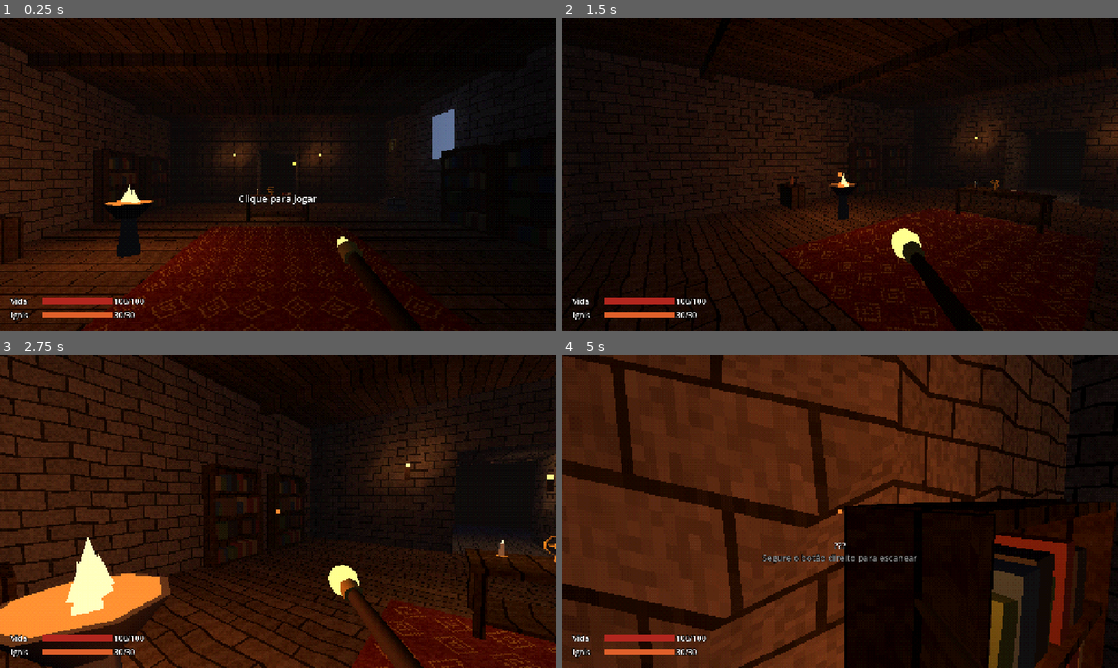
Above: before the commit, frames 1-4 (two rows, left to right).
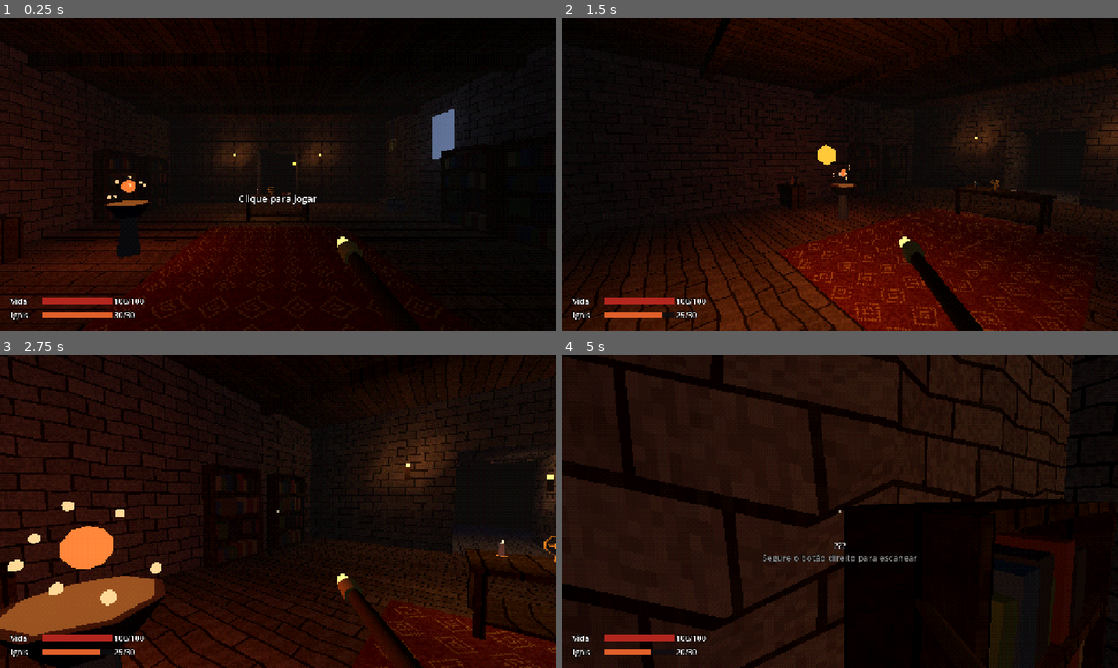
Above: after the commit, the same moments.

Repository: Poertade/Jogo-do-mago
Game: Godot game, scene res://scenes/main.tscn
Same seed, same stepped clock (60 frames per second), same inputs: the game is played once before the commit and once after it.
Inputs (mouse positions are in pixels of both pictures, inside the frame that each line leads up to):
- Up to frame 1 (0.25 s): no input
- Up to frame 2 (1.5 s): tap Enter at 0.5 s; move the mouse to (962, 158) at 0.52 s; press the mouse at (962, 158) at 0.53 s; hold D (move_right) 0.53-1.28 s; tap Space (jump) at 0.77 s; tap E (interact) at 0.8, 1.35 s; move the mouse to (812, 174) at 1.27 s; release the mouse at (812, 174) at 1.28 s; hold W (move_forward) from 1.28 s (still down); click (812, 174) at 1.42 s
- Up to frame 3 (2.75 s): keep holding W (move_forward); tap Space (jump) at 1.52 s; tap Shift (run) at 1.55 s; move the mouse to (289, 505) at 2.02 s; hold Shift (run) from 2.03 s (still down); click (289, 505) at 2.17 s; right-click (289, 505) at 2.3 s
- Up to frame 4 (5 s): keep holding W (move_forward); move the mouse to (834, 517) at 2.77 s; release Shift (run) at 2.78 s; right-click (834, 517) at 2.85 s; tap Space (jump) at 3.02, 3.77, 4.52 s; click (834, 517) at 3.05 s; move the mouse to (878, 514) at 3.52 s; press the mouse at (878, 514) at 3.53 s; tap E (interact) at 3.8, 4.35 s; move the mouse to (795, 508) at 4.27 s; release the mouse at (795, 508) at 4.28 s; click (795, 508) at 4.42 s; tap Shift (run) at 4.55 s

The runs differ from the first frame. In frame 1, 2.7% of the frame differs, in the area x 0-68%, y 2-100%; in frame 2, 17%; in frame 3, 18%; in frame 4, 61%, in the area x 0-100%, y 0-100%.
Error before the commit: Invalid type in function 'fade_out' in base 'Node (audio.gd)'. The Object-derived class of argument 1 (previously freed) is not a subclass of the expected argu…

Commit message:
Nódulo de Vis no lugar do braseiro e correção dos brilhos pretos
- O braseiro vira um Nódulo de Vis (inspirado nos nódulos de aura do
  Thaumcraft 4): núcleo na cor do aspecto, sete bolinhas de Vis em
  órbita, pulso e luz animados. Segurar E drena Vis para a varinha
  (12 por segundo), com bolinhas voando até a ponta dela.
- Interactable aceita "segurar E" (hold_to_use); WandState.add().
- Corrigido o motivo das chamas pretas: parâmetros float de shader
  gravados como inteiro ("3" em vez de "3.0") eram ignorados. Afetava
  chamas, tochas, projétil, impacto e olhos do inimigo. Novo teste
  impede que volte a acontecer.

Co-Authored-By: Claude Opus 5.5 <noreply@anthropic.com>
Claude-Session: https://claude.ai/code/session_011HHAdEQoNEDWcHPWu55sr8

Diff:
--- a/locales/content.csv
+++ b/locales/content.csv
@@ -16,7 +16,6 @@
 PROMPT_RESEARCH_TABLE,Estudar na Mesa de Pesquisa
 WAND_APPRENTICE,Varinha de aprendiz
 FOCUS_FIRE,Focus de Fogo
-PROMPT_RECHARGE_FIRE,Recarregar {fire} no braseiro
 ENEMY_BONE_BEADLE,Bedel Descarnado
 PROMPT_PORTAL,Atravessar o portal
 PROMPT_EXIT_SCHOOL,Voltar à escola
--- a/scenes/effects/fire_impact.tscn
+++ b/scenes/effects/fire_impact.tscn
@@ -14,7 +14,7 @@
 shader = ExtResource("2")
 shader_parameter/albedo_color = Color(0, 0, 0, 1)
 shader_parameter/emission_color = Color(1, 0.6902, 0.3137, 1)
-shader_parameter/emission_energy = 3
+shader_parameter/emission_energy = 3.0
 
 [node name="FireImpact" type="Node3D"]
 script = ExtResource("1")
--- a/scenes/effects/projectile.tscn
+++ b/scenes/effects/projectile.tscn
@@ -21,7 +21,7 @@
 shader = ExtResource("3")
 shader_parameter/albedo_color = Color(0, 0, 0, 1)
 shader_parameter/emission_color = Color(1, 0.9412, 0.6902, 1)
-shader_parameter/emission_energy = 3
+shader_parameter/emission_energy = 3.0
 
 [sub_resource type="ShaderMaterial" id="Mat_4"]
 render_priority = 0
--- a/scenes/enemies/bone_beadle.tscn
+++ b/scenes/enemies/bone_beadle.tscn
@@ -13,7 +13,7 @@
 shader = ExtResource("3")
 shader_parameter/albedo_color = Color(0.1647, 0.1647, 0.1882, 1)
 shader_parameter/emission_color = Color(1, 1, 1, 1)
-shader_parameter/emission_energy = 0
+shader_parameter/emission_energy = 0.0
 resource_local_to_scene = true
 
 [sub_resource type="ShaderMaterial" id="Mat_3"]
@@ -36,7 +36,7 @@
 shader = ExtResource("3")
 shader_parameter/albedo_color = Color(0, 0, 0, 1)
 shader_parameter/emission_color = Color(0.6235, 0.8471, 0.6275, 1)
-shader_parameter/emission_energy = 3
+shader_parameter/emission_energy = 3.0
 
 [sub_resource type="ShaderMaterial" id="Mat_7"]
 render_priority = 0
--- a/scenes/props/brazier.tscn
+++ /dev/null
@@ -1,112 +0,0 @@
-[gd_scene format=3]
-
-[ext_resource type="Resource" path="res://data/scannables/vis_node.tres" id="scan_vis_node"]
-[ext_resource type="Script" path="res://scripts/game/recharge_point.gd" id="r_script"]
-[ext_resource type="Shader" path="res://scripts/render/ps1.gdshader" id="1"]
-[ext_resource type="Script" path="res://scripts/game/flicker_light.gd" id="2"]
-
-[sub_resource type="ShaderMaterial" id="Mat_1"]
-render_priority = 0
-shader = ExtResource("1")
-shader_parameter/albedo_color = Color(0.3608, 0.3373, 0.3137, 1)
-
-[sub_resource type="ShaderMaterial" id="Mat_2"]
-render_priority = 0
-shader = ExtResource("1")
-shader_parameter/albedo_color = Color(0.2275, 0.2039, 0.1882, 1)
-
-[sub_resource type="CylinderMesh" id="CylinderMesh_3"]
-top_radius = 0.12
-bottom_radius = 0.2
-height = 0.75
-radial_segments = 6
-rings = 1
-
-[sub_resource type="CylinderMesh" id="CylinderMesh_4"]
-top_radius = 0.45
-bottom_radius = 0.22
-height = 0.28
-radial_segments = 8
-rings = 1
-
-[sub_resource type="CylinderMesh" id="CylinderMesh_5"]
-top_radius = 0.4
-bottom_radius = 0.4
-height = 0.04
-radial_segments = 8
-rings = 0
-
-[sub_resource type="ShaderMaterial" id="Mat_6"]
-render_priority = 0
-shader = ExtResource("1")
-shader_parameter/albedo_color = Color(0.2275, 0.0706, 0.0314, 1)
-shader_parameter/emission_color = Color(1, 0.3529, 0.1255, 1)
-shader_parameter/emission_energy = 1.6
-
-[sub_resource type="ShaderMaterial" id="Mat_7"]
-render_priority = 0
-shader = ExtResource("1")
-shader_parameter/albedo_color = Color(0, 0, 0, 1)
-shader_parameter/emission_color = Color(1, 0.6275, 0.251, 1)
-shader_parameter/emission_energy = 3
-
-[sub_resource type="CylinderMesh" id="CylinderMesh_8"]
-top_radius = 0
-bottom_radius = 0.12
-height = 0.38
-radial_segments = 4
-rings = 1
-
-[sub_resource type="BoxShape3D" id="Box_9"]
-size = Vector3(0.9, 1.2, 0.9)
-
-[node name="Brazier" type="Node3D"]
-script = ExtResource("r_script")
-scannable = ExtResource("scan_vis_node")
-prompt_key = "PROMPT_RECHARGE_FIRE"
-aspect = &"fire"
-
-[node name="Column" type="MeshInstance3D" parent="."]
-transform = Transform3D(1, 0, 0, 0, 1, 0, 0, 0, 1, 0, 0.375, 0)
-mesh = SubResource("CylinderMesh_3")
-material_override = SubResource("Mat_1")
-
-[node name="Bowl" type="MeshInstance3D" parent="."]
-transform = Transform3D(1, 0, 0, 0, 1, 0, 0, 0, 1, 0, 0.89, 0)
-mesh = SubResource("CylinderMesh_4")
-material_override = SubResource("Mat_2")
-
-[node name="Coals" type="MeshInstance3D" parent="."]
-transform = Transform3D(1, 0, 0, 0, 1, 0, 0, 0, 1, 0, 1.02, 0)
-mesh = SubResource("CylinderMesh_5")
-material_override = SubResource("Mat_6")
-
-[node name="Flame1" type="MeshInstance3D" parent="."]
-transform = Transform3D(1, 0, 0, 0, 1, 0, 0, 0, 1, 0, 1.2, 0)
-mesh = SubResource("CylinderMesh_8")
-material_override = SubResource("Mat_7")
-
-[node name="Flame2" type="MeshInstance3D" parent="."]
-transform = Transform3D(0.6823, -0.1128, 0.4, 0.1389, 0.7386, 0, -0.3939, 0.0651, 0.6928, 0.15, 1.15, 0.06)
-mesh = SubResource("CylinderMesh_8")
-material_override = SubResource("Mat_7")
-
-[node name="Flame3" type="MeshInstance3D" parent="."]
-transform = Transform3D(0.6434, 0.1368, -0.2394, -0.1455, 0.6847, 0, 0.2342, 0.0498, 0.6578, -0.13, 1.14, -0.08)
-mesh = SubResource("CylinderMesh_8")
-material_override = SubResource("Mat_7")
-
-[node name="Light" type="OmniLight3D" parent="."]
-transform = Transform3D(1, 0, 0, 0, 1, 0, 0, 0, 1, 0, 1.7, 0)
-light_color = Color(1, 0.6039, 0.3137, 1)
-light_energy = 2.4
-omni_range = 9
-omni_attenuation = 1.2
-script = ExtResource("2")
-flicker_amount = 0.22
-
-[node name="Body" type="StaticBody3D" parent="."]
-
-[node name="CollisionShape3D" type="CollisionShape3D" parent="Body"]
-transform = Transform3D(1, 0, 0, 0, 1, 0, 0, 0, 1, 0, 0.6, 0)
-shape = SubResource("Box_9")
--- /dev/null
+++ b/scenes/props/vis_node.tscn
@@ -0,0 +1,170 @@
+[gd_scene format=3]
+
+[ext_resource type="Script" path="res://scripts/game/vis_node.gd" id="1"]
+[ext_resource type="Resource" path="res://data/scannables/vis_node.tres" id="2"]
+[ext_resource type="Shader" path="res://scripts/render/ps1.gdshader" id="3"]
+
+[sub_resource type="ShaderMaterial" id="Mat_1"]
+render_priority = 0
+shader = ExtResource("3")
+shader_parameter/albedo_color = Color(0.3608, 0.3373, 0.3137, 1)
+
+[sub_resource type="ShaderMaterial" id="Mat_2"]
+render_priority = 0
+shader = ExtResource("3")
+shader_parameter/albedo_color = Color(0.1804, 0.1647, 0.1569, 1)
+
+[sub_resource type="ShaderMaterial" id="Mat_3"]
+render_priority = 0
+shader = ExtResource("3")
+shader_parameter/albedo_color = Color(0.0706, 0.0471, 0.0314, 1)
+shader_parameter/emission_color = Color(1, 0.5412, 0.2275, 1)
+shader_parameter/emission_energy = 0.6
+
+[sub_resource type="CylinderMesh" id="CylinderMesh_4"]
+top_radius = 0.12
+bottom_radius = 0.2
+height = 0.75
+radial_segments = 6
+rings = 1
+
+[sub_resource type="CylinderMesh" id="CylinderMesh_5"]
+top_radius = 0.42
+bottom_radius = 0.22
+height = 0.26
+radial_segments = 8
+rings = 1
+
+[sub_resource type="CylinderMesh" id="CylinderMesh_6"]
+top_radius = 0.36
+bottom_radius = 0.36
+height = 0.02
+radial_segments = 8
+rings = 0
+
+[sub_resource type="ShaderMaterial" id="Mat_7"]
+render_priority = 0
+shader = ExtResource("3")
+shader_parameter/albedo_color = Color(0, 0, 0, 1)
+shader_parameter/emission_color = Color(1, 0.5412, 0.2275, 1)
+shader_parameter/emission_energy = 1.4
+resource_local_to_scene = true
+
+[sub_resource type="ShaderMaterial" id="Mat_8"]
+render_priority = 0
+shader = ExtResource("3")
+shader_parameter/albedo_color = Color(0, 0, 0, 1)
+shader_parameter/emission_color = Color(1, 0.9569, 0.8784, 1)
+shader_parameter/emission_energy = 3.0
+
+[sub_resource type="ShaderMaterial" id="Mat_9"]
+render_priority = 0
+shader = ExtResource("3")
+shader_parameter/albedo_color = Color(0, 0, 0, 1)
+shader_parameter/emission_color = Color(1, 0.6902, 0.4392, 1)
+shader_parameter/emission_energy = 1.6
+resource_local_to_scene = true
+
+[sub_resource type="SphereMesh" id="SphereMesh_10"]
+radius = 0.12
+height = 0.24
+radial_segments = 8
+rings = 4
+
+[sub_resource type="SphereMesh" id="SphereMesh_11"]
+radius = 0.06
+height = 0.12
+radial_segments = 6
+rings = 3
+
+[sub_resource type="SphereMesh" id="SphereMesh_12"]
+radius = 0.04
+height = 0.08
+radial_segments = 6
+rings = 3
+
+[sub_resource type="BoxShape3D" id="Box_13"]
+size = Vector3(0.9, 1.7, 0.9)
+
+[node name="VisNode" type="Node3D"]
+script = ExtResource("1")
+prompt_key = "PROMPT_DRAIN_VIS"
+hold_to_use = true
+scannable = ExtResource("2")
+aspect = &"fire"
+
+[node name="Column" type="MeshInstance3D" parent="."]
+transform = Transform3D(1, 0, 0, 0, 1, 0, 0, 0, 1, 0, 0.375, 0)
+mesh = SubResource("CylinderMesh_4")
+material_override = SubResource("Mat_1")
+
+[node name="Bowl" type="MeshInstance3D" parent="."]
+transform = Transform3D(1, 0, 0, 0, 1, 0, 0, 0, 1, 0, 0.89, 0)
+mesh = SubResource("CylinderMesh_5")
+material_override = SubResource("Mat_2")
+
+[node name="Runes" type="MeshInstance3D" parent="."]
+transform = Transform3D(1, 0, 0, 0, 1, 0, 0, 0, 1, 0, 1.025, 0)
+mesh = SubResource("CylinderMesh_6")
+material_override = SubResource("Mat_3")
+
+[node name="Core" type="Node3D" parent="."]
+transform = Transform3D(1, 0, 0, 0, 1, 0, 0, 0, 1, 0, 1.35, 0)
+
+[node name="Glow" type="MeshInstance3D" parent="Core"]
+mesh = SubResource("SphereMesh_10")
+material_override = SubResource("Mat_7")
+
+[node name="Center" type="MeshInstance3D" parent="Core"]
+mesh = SubResource("SphereMesh_11")
+material_override = SubResource("Mat_8")
+
+[node name="Orbs" type="Node3D" parent="Core"]
+transform = Transform3D(0.9781, -0.2079, 0, 0.1977, 0.9303, -0.309, 0.0642, 0.3023, 0.9511, 0, 0, 0)
+
+[node name="Orb1" type="MeshInstance3D" parent="Core/Orbs"]
+transform = Transform3D(0.7, 0, 0, 0, 0.7, 0, 0, 0, 0.7, 0.3, 0, 0)
+mesh = SubResource("SphereMesh_12")
+material_override = SubResource("Mat_9")
+
+[node name="Orb2" type="MeshInstance3D" parent="Core/Orbs"]
+transform = Transform3D(0.8, 0, 0, 0, 0.8, 0, 0, 0, 0.8, 0.187, 0, 0.2345)
+mesh = SubResource("SphereMesh_12")
+material_override = SubResource("Mat_9")
+
+[node name="Orb3" type="MeshInstance3D" parent="Core/Orbs"]
+transform = Transform3D(0.9, 0, 0, 0, 0.9, 0, 0, 0, 0.9, -0.0668, 0, 0.2925)
+mesh = SubResource("SphereMesh_12")
+material_override = SubResource("Mat_9")
+
+[node name="Orb4" type="MeshInstance3D" parent="Core/Orbs"]
+transform = Transform3D(0.7, 0, 0, 0, 0.7, 0, 0, 0, 0.7, -0.2703, 0, 0.1302)
+mesh = SubResource("SphereMesh_12")
+material_override = SubResource("Mat_9")
+
+[node name="Orb5" type="MeshInstance3D" parent="Core/Orbs"]
+transform = Transform3D(0.8, 0, 0, 0, 0.8, 0, 0, 0, 0.8, -0.2703, 0, -0.1302)
+mesh = SubResource("SphereMesh_12")
+material_override = SubResource("Mat_9")
+
+[node name="Orb6" type="MeshInstance3D" parent="Core/Orbs"]
+transform = Transform3D(0.9, 0, 0, 0, 0.9, 0, 0, 0, 0.9, -0.0668, 0, -0.2925)
+mesh = SubResource("SphereMesh_12")
+material_override = SubResource("Mat_9")
+
+[node name="Orb7" type="MeshInstance3D" parent="Core/Orbs"]
+transform = Transform3D(0.7, 0, 0, 0, 0.7, 0, 0, 0, 0.7, 0.187, 0, -0.2345)
+mesh = SubResource("SphereMesh_12")
+material_override = SubResource("Mat_9")
+
+[node name="Light" type="OmniLight3D" parent="Core"]
+light_color = Color(1, 0.5412, 0.2275, 1)
+light_energy = 1.6
+omni_range = 8.0
+omni_attenuation = 1.2
+
+[node name="Body" type="StaticBody3D" parent="."]
+
+[node name="CollisionShape3D" type="CollisionShape3D" parent="Body"]
+transform = Transform3D(1, 0, 0, 0, 1, 0, 0, 0, 1, 0, 0.85, 0)
+shape = SubResource("Box_13")
--- a/scenes/rooms/school.tscn
+++ b/scenes/rooms/school.tscn
@@ -25,7 +25,7 @@
 [ext_resource type="PackedScene" path="res://scenes/props/soil_pot.tscn" id="12"]
 [ext_resource type="Material" path="res://assets/materials/stone_wall.tres" id="13"]
 [ext_resource type="PackedScene" path="res://scenes/props/old_bone.tscn" id="14"]
-[ext_resource type="PackedScene" path="res://scenes/props/brazier.tscn" id="15"]
+[ext_resource type="PackedScene" path="res://scenes/props/vis_node.tscn" id="15"]
 [ext_resource type="PackedScene" path="res://scenes/props/bookshelf.tscn" id="16"]
 [ext_resource type="Shader" path="res://scripts/render/ps1.gdshader" id="17"]
 [ext_resource type="Script" path="res://scripts/game/flicker_light.gd" id="18"]
@@ -39,7 +39,7 @@
 shader = ExtResource("17")
 shader_parameter/albedo_color = Color(0, 0, 0, 1)
 shader_parameter/emission_color = Color(1, 0.6275, 0.251, 1)
-shader_parameter/emission_energy = 3
+shader_parameter/emission_energy = 3.0
 
 [sub_resource type="BoxMesh" id="BoxMesh_2"]
 size = Vector3(0.08, 0.14, 0.08)
@@ -49,7 +49,7 @@
 shader = ExtResource("17")
 shader_parameter/albedo_color = Color(0, 0, 0, 1)
 shader_parameter/emission_color = Color(1, 0.6275, 0.251, 1)
-shader_parameter/emission_energy = 3
+shader_parameter/emission_energy = 3.0
 
 [sub_resource type="BoxMesh" id="BoxMesh_4"]
 size = Vector3(0.08, 0.14, 0.08)
@@ -69,7 +69,7 @@
 shader = ExtResource("17")
 shader_parameter/albedo_color = Color(0, 0, 0, 1)
 shader_parameter/emission_color = Color(1, 0.6275, 0.251, 1)
-shader_parameter/emission_energy = 3
+shader_parameter/emission_energy = 3.0
 
 [sub_resource type="BoxMesh" id="BoxMesh_8"]
 size = Vector3(0.08, 0.14, 0.08)
@@ -227,7 +227,7 @@
 [node name="OldBone" parent="StudyHall" instance=ExtResource("14")]
 transform = Transform3D(0.766, 0, 0.6428, 0, 1, 0, -0.6428, 0, 0.766, 5.2, 0.5, -3.6)
 
-[node name="Brazier" parent="StudyHall" instance=ExtResource("15")]
+[node name="VisNode" parent="StudyHall" instance=ExtResource("15")]
 transform = Transform3D(1, 0, 0, 0, 1, 0, 0, 0, 1, -3, 0, 2)
 
 [node name="BookshelfW1" parent="StudyHall" instance=ExtResource("16")]
--- a/scripts/autoload/audio.gd
+++ b/scripts/autoload/audio.gd
@@ -53,10 +53,11 @@
 
 
 ## Abaixa o som até sumir e então o apaga. Cortar um som de uma vez faz um estalo.
-func fade_out(player: AudioStreamPlayer, seconds := 0.08) -> void:
+## `player` pode já ter terminado e sumido (aí não faz nada), por isso não tem tipo.
+func fade_out(player, seconds := 0.08) -> void:
 	if not is_instance_valid(player):
 		return
-	var tween := player.create_tween()
+	var tween: Tween = player.create_tween()
 	tween.tween_property(player, "volume_db", -60.0, seconds)
 	tween.tween_callback(player.queue_free)
 
--- a/scripts/core/wand_state.gd
+++ b/scripts/core/wand_state.gd
@@ -49,6 +49,15 @@
 	return true
 
 
+## Acrescenta energia a uma reserva, sem passar da capacidade. Devolve quanto entrou.
+func add(aspect_id: StringName, amount: int) -> int:
+	var added := clampi(amount, 0, capacity(aspect_id) - reserve(aspect_id))
+	if added > 0:
+		_reserves[aspect_id] = reserve(aspect_id) + added
+		reserves_changed.emit()
+	return added
+
+
 ## Enche a reserva de um aspecto até a capacidade.
 func refill(aspect_id: StringName) -> void:
 	_reserves[aspect_id] = capacity(aspect_id)
--- a/scripts/game/player.gd
+++ b/scripts/game/player.gd
@@ -21,6 +21,7 @@
 @onready var head: Node3D = $Head
 @onready var camera: Camera3D = $Head/Camera3D
 @onready var scanner: Scanner = %Scanner
+@onready var wand_view: WandView = %WandView
 
 
 func _ready() -> void:
--- a/scripts/game/recharge_point.gd
+++ /dev/null
@@ -1,18 +0,0 @@
-class_name RechargePoint
-extends Interactable
-## Ponto de recarga (o braseiro do Salão de Estudos): interagir enche a reserva da varinha
-## de um aspecto. Pela decisão 3, não há recarga fora da escola.
-
-## Aspecto recarregado (ex.: fire).
-@export var aspect: StringName = &"fire"
-
-
-func interact(_player: Node3D) -> void:
-	var wand := Game.run.wand
-	var aspect_name := Text.aspect_name(aspect)
-	if wand.is_full(aspect):
-		Game.message(Text.tr_key("UI_MSG_ALREADY_FULL") % aspect_name)
-		return
-	wand.refill(aspect)
-	Audio.play(&"recharge")
-	Game.message(Text.tr_key("UI_MSG_RECHARGED") % aspect_name, Content.db.aspects[aspect].color)
--- /dev/null
+++ b/scripts/game/vis_node.gd
@@ -0,0 +1,111 @@
+class_name VisNode
+extends Interactable
+## Nódulo de Vis (inspirado nos nódulos de aura do Thaumcraft 4): um núcleo de energia de um
+## aspecto, com bolinhas de Vis em órbita. Segure E mirando o nódulo para drenar Vis para a
+## reserva da varinha: as bolinhas voam até a ponta dela. Pela decisão 3, só há nódulos na
+## escola (fora dela, a reserva não recarrega).
+
+## Aspecto que o nódulo guarda (a cor das bolinhas vem dele).
+@export var aspect: StringName = &"fire"
+## Pontos de reserva drenados por segundo enquanto E está seguro.
+@export var drain_rate := 12.0
+## Quantas bolinhas de Vis voam até a varinha por segundo durante a drenagem.
+@export var sparks_per_second := 14.0
+
+var _drain_buffer := 0.0
+var _spark_buffer := 0.0
+var _time := 0.0
+var _draining := false
+var _drained_total := 0
+var _sound: AudioStreamPlayer
+var _spark_mesh: SphereMesh
+var _spark_material: ShaderMaterial
+
+@onready var core: Node3D = $Core
+@onready var orbs: Node3D = $Core/Orbs
+@onready var light: OmniLight3D = $Core/Light
+@onready var glow_material: ShaderMaterial = $Core/Glow.material_override
+@onready var orb_material: ShaderMaterial = ($Core/Orbs.get_child(0) as MeshInstance3D).material_override
+
+
+func _ready() -> void:
+	hold_to_use = true
+	var color: Color = Content.db.aspects[aspect].color
+	glow_material.set_shader_parameter(&"emission_color", color)
+	orb_material.set_shader_parameter(&"emission_color", color.lightened(0.25))
+	light.light_color = color
+	# Bolinhas que voam até a varinha: uma malha e um material para todas.
+	_spark_mesh = SphereMesh.new()
+	_spark_mesh.radius = 0.025
+	_spark_mesh.height = 0.05
+	_spark_mesh.radial_segments = 4
+	_spark_mesh.rings = 2
+	_spark_material = orb_material.duplicate()
+
+
+func hold(player: Node3D, delta: float) -> void:
+	var wand := Game.run.wand
+	if not _draining:
+		_draining = true
+		_drained_total = 0
+		if wand.is_full(aspect):
+			Game.message(Text.tr_key("UI_MSG_ALREADY_FULL") % Text.aspect_name(aspect))
+		else:
+			_sound = Audio.play(&"recharge")
+	if wand.is_full(aspect):
+		return
+	_drain_buffer += drain_rate * delta
+	var whole := floori(_drain_buffer)
+	if whole > 0:
+		_drain_buffer -= whole
+		_drained_total += wand.add(aspect, whole)
+		if wand.is_full(aspect):
+			Game.message(Text.tr_key("UI_MSG_RECHARGED") % Text.aspect_name(aspect), Content.db.aspects[aspect].color)
+	_spark_buffer += sparks_per_second * delta
+	while _spark_buffer >= 1.0:
+		_spark_buffer -= 1.0
+		_launch_spark((player as Player).wand_view.tip)
+
+
+func release_hold() -> void:
+	_draining = false
+	_drain_buffer = 0.0
+	Audio.fade_out(_sound, 0.2)
+	_sound = null
+
+
+func _process(delta: float) -> void:
+	_time += delta
+	var speed := 3.0 if _draining else 1.0
+	# Núcleo pulsa; as bolinhas giram em órbitas inclinadas e sobem e descem.
+	var pulse := 1.0 + 0.08 * sin(_time * 3.1) + (0.12 if _draining else 0.0)
+	core.scale = Vector3.ONE * pulse
+	core.position.y = 1.35 + 0.04 * sin(_time * 1.3)
+	orbs.rotation.y += delta * 0.9 * speed
+	for i in orbs.get_child_count():
+		var orb := orbs.get_child(i) as Node3D
+		var angle := _time * (1.1 + 0.25 * i) * speed + i * 1.7
+		var radius := 0.26 + 0.05 * (i % 3)
+		orb.position = Vector3(cos(angle) * radius, 0.12 * sin(angle * 1.3 + i), sin(angle) * radius)
+	light.light_energy = (2.4 if _draining else 1.6) * (1.0 + 0.1 * sin(_time * 7.0))
+
+
+## Uma bolinha de Vis sai de uma das órbitas e voa até a ponta da varinha.
+func _launch_spark(target: Node3D) -> void:
+	var spark := MeshInstance3D.new()
+	spark.mesh = _spark_mesh
+	spark.material_override = _spark_material
+	get_parent().add_child(spark)
+	var start := orbs.get_child(randi() % orbs.get_child_count()) as Node3D
+	spark.global_position = start.global_position
+	var tween := spark.create_tween()
+	tween.tween_method(_move_spark.bind(spark, start.global_position, target), 0.0, 1.0, 0.35)
+	tween.tween_callback(spark.queue_free)
+
+
+## Posição da bolinha no caminho (t de 0 a 1) até a ponta da varinha, que pode estar se mexendo.
+func _move_spark(t: float, spark: Node3D, from: Vector3, target: Node3D) -> void:
+	if not is_instance_valid(target):
+		return
+	spark.global_position = from.lerp(target.global_position, t * t)
+	spark.scale = Vector3.ONE * lerpf(1.2, 0.4, t)
--- /dev/null
+++ b/tests/unit/test_scene_files.gd
@@ -0,0 +1,28 @@
+extends GutTest
+## Confere os arquivos de cena e de material. Um parâmetro de shader do tipo float gravado
+## como inteiro (ex.: "emission_energy = 3") é ignorado pelo Godot: a chama ou o cristal
+## aparece preto. Grave sempre com casa decimal ("3.0").
+
+const FOLDERS := ["res://scenes", "res://assets/materials"]
+
+
+func _files(dir: String) -> PackedStringArray:
+	var result := PackedStringArray()
+	for file_name in DirAccess.get_files_at(dir):
+		if file_name.ends_with(".tscn") or file_name.ends_with(".tres"):
+			result.append(dir.path_join(file_name))
+	for sub_dir in DirAccess.get_directories_at(dir):
+		result.append_array(_files(dir.path_join(sub_dir)))
+	return result
+
+
+func test_float_shader_parameters_have_decimals() -> void:
+	var integer_value := RegEx.create_from_string("^shader_parameter/(emission_energy|texture_size_m) = -?[0-9]+$")
+	var problems := PackedStringArray()
+	for folder in FOLDERS:
+		for path in _files(folder):
+			var lines := FileAccess.get_file_as_string(path).split("\n")
+			for i in lines.size():
+				if integer_value.search(lines[i]) != null:
+					problems.append("%s:%d  %s" % [path, i + 1, lines[i]])
+	assert_eq(problems, PackedStringArray(), "Parâmetros float gravados como inteiro")
--- a/tests/unit/test_spell.gd
+++ b/tests/unit/test_spell.gd
@@ -113,3 +113,14 @@
 	caster.start_charge()
 	caster.update(0.3)
 	assert_almost_eq(caster.charge_ratio(), 0.5, 0.001)
+
+
+func test_add_fills_without_passing_capacity() -> void:
+	var wand := WandState.new(wand_data)
+	wand.pay(focus.cost)
+	wand.pay(focus.cost)
+	assert_eq(wand.add(&"fire", 3), 3)
+	assert_eq(wand.reserve(&"fire"), 23)
+	assert_eq(wand.add(&"fire", 50), 7, "Só cabe até a capacidade")
+	assert_eq(wand.reserve(&"fire"), 30)
+	assert_eq(wand.add(&"fire", 5), 0)
Not shown, removed: scripts/game/recharge_point.gd.uid
Not shown, added: scripts/game/vis_node.gd.uid
Not shown, added: tests/unit/test_scene_files.gd.uid
